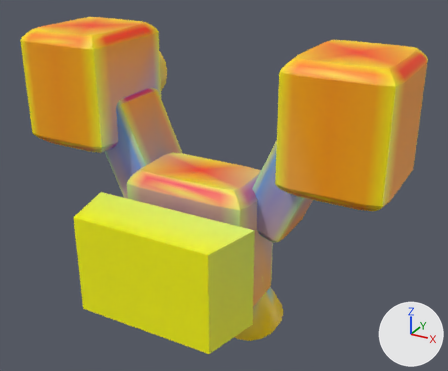
Two versions of the glTF model models/parts/llm_gen_dorsal_pack_034_be26f1.glb, one commit apart.
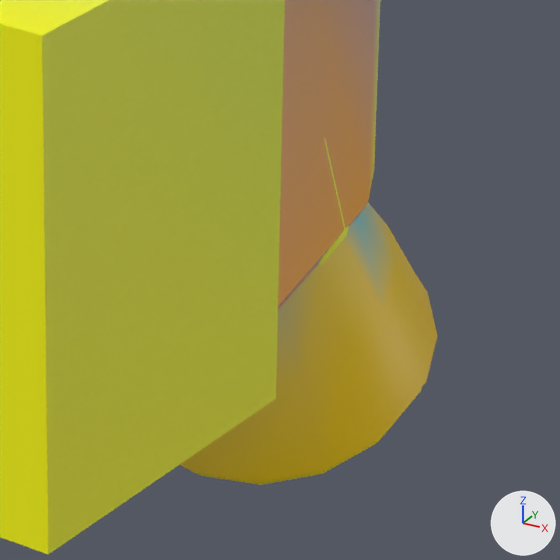
The first picture shows the older version from a camera (50 mm lens) standing at (41.4, -61.3, 42.8) and looking at (2.4, 9.6, 7.3). The close-ups show the older and then the newer version on the part from 45% to 68% of the width and 67% to 96% of the height of that picture. Only the edits that show in the close-ups are written down. Arrows for +X, +Y and +Z are at lower right; the lights stay in place. Vertices at exactly the same position are counted once.

Before the edit, the objects in view are built like this:
```python
me_addon_upper_bell_7_vernier_bell_vernier_r = bpy.data.meshes.new('addon_upper_bell_7_vernier_bell_vernier_r')
me_addon_upper_bell_7_vernier_bell_vernier_r.from_pydata(...)  # 82 vertices, 160 faces; spans x 2.92..11.12, y 7.44..15.73, z -16.36..-7.01
me_addon_upper_bell_7_vernier_bell_vernier_r.materials.append(mat_defaultmaterial_020)
me_lower_boost_bell_6_vernier_bell_vernier_r = bpy.data.meshes.new('lower_boost_bell_6_vernier_bell_vernier_r')
me_lower_boost_bell_6_vernier_bell_vernier_r.from_pydata(...)  # 82 vertices, 160 faces; spans x 1.3..11.23, y 6.32..16.01, z -16.32..-5.96
me_lower_boost_bell_6_vernier_bell_vernier_r.materials.append(mat_defaultmaterial_016)
me_mounting_dovetail_plug = bpy.data.meshes.new('mounting_dovetail_plug')
me_mounting_dovetail_plug.from_pydata(...)  # 8 vertices, 12 faces; spans x -12.0..12.0, y -8.0..0.0, z -7.0..7.0
me_mounting_dovetail_plug.materials.append(mat_defaultmaterial)
ob_addon_upper_bell_7_vernier_bell_vernier_r = bpy.data.objects.new('addon_upper_bell_7_vernier_bell_vernier_r', me_addon_upper_bell_7_vernier_bell_vernier_r)
ob_addon_upper_bell_7_vernier_bell_vernier_r.location = (0.0, 0.0, 0.0)
ob_lower_boost_bell_6_vernier_bell_vernier_r = bpy.data.objects.new('lower_boost_bell_6_vernier_bell_vernier_r', me_lower_boost_bell_6_vernier_bell_vernier_r)
ob_lower_boost_bell_6_vernier_bell_vernier_r.location = (0.0, 0.0, 0.0)
ob_mounting_dovetail_plug = bpy.data.objects.new('mounting_dovetail_plug', me_mounting_dovetail_plug)
ob_mounting_dovetail_plug.location = (0.0, 0.0, 0.0)
# also in view: 'adapter_dorsal_spine_dark' at (0.0, 7.3, 0.0)
```
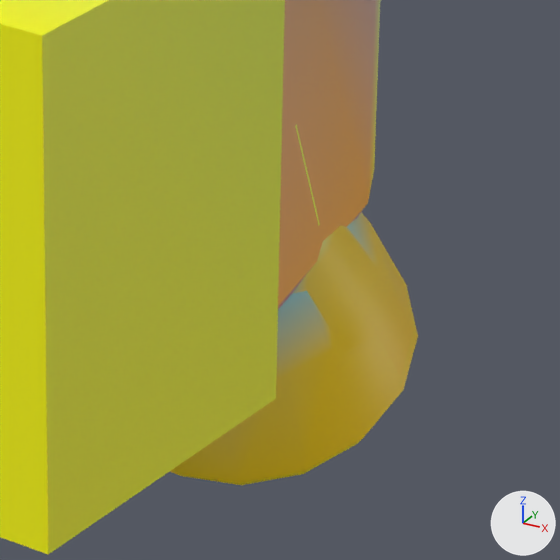
Pixel boxes [x1, y1, x2, y2] of what changed, in the close-ups (560 x 560 px; the box of a moved part takes in the faces that stretch with it):
'lower_boost_bell_6_vernier_bell_vernier_r', recoloured, moved
    before: [180, 203, 435, 485]
    after: [170, 212, 418, 485]
'addon_upper_bell_7_vernier_bell_vernier_r', moved
    before: [395, 243, 437, 387]
    after: [292, 225, 414, 377]
part 1 of me_lower_boost_bell_6_vernier_bell_vernier_r, moved or reshaped
    before: [180, 203, 435, 485]
    after: [170, 212, 418, 485]
part 2 of me_lower_boost_bell_6_vernier_bell_vernier_r, recoloured
    before: [180, 227, 435, 485]
    after: [170, 223, 418, 485]
part 3 of me_lower_boost_bell_6_vernier_bell_vernier_r, recoloured
    before: [302, 266, 318, 283]
part 4 of me_lower_boost_bell_6_vernier_bell_vernier_r, recoloured
    before: [345, 203, 397, 307]
    after: [347, 212, 380, 267]
part 5 of me_lower_boost_bell_6_vernier_bell_vernier_r, recoloured
    before: [283, 208, 396, 358]
    after: [277, 220, 378, 367]

Patch to the scene script:
```diff
--- a/models/parts/llm_gen_dorsal_pack_034_be26f1.glb.py
+++ b/models/parts/llm_gen_dorsal_pack_034_be26f1.glb.py
@@ me_lower_boost_bell_6_vernier_bell_vernier_r @@
 # used by ob_lower_boost_bell_6_vernier_bell_vernier_r; location = (0.0, 0.0, 0.0)
-me_lower_boost_bell_6_vernier_bell_vernier_r.from_pydata(...)  # 82 vertices, 160 faces; spans x 1.3..11.23, y 6.32..16.01, z -16.32..-5.96
+me_lower_boost_bell_6_vernier_bell_vernier_r.from_pydata(...)  # 82 vertices, 160 faces; spans x 1.3..11.23, y 5.03..14.71, z -15.46..-5.09
+# me_lower_boost_bell_6_vernier_bell_vernier_r part 1: the whole mesh is moved by (0.0, -1.3, 0.86)
+# me_lower_boost_bell_6_vernier_bell_vernier_r part 2: 53 faces centred in x 1.68..10.97, y 6.5..15.83, z -16.11..-9.86 are repainted in the vertex colours; the middle colour goes from yellow #f7d32e to yellow #f5d32e
+# me_lower_boost_bell_6_vernier_bell_vernier_r part 3: 25 faces centred in x 3.41..8.78, y 6.56..11.98, z -8.94..-6.57 are repainted in the vertex colours; the middle colour goes from cyan #76d3d3 to cyan #76d3d8
+# me_lower_boost_bell_6_vernier_bell_vernier_r part 4: 26 faces centred in x 1.55..9.93, y 7.35..14.28, z -15.81..-9.23 are repainted in the vertex colours; the middle colour goes from beige #d1d399 to yellow #f7d300
+# me_lower_boost_bell_6_vernier_bell_vernier_r part 5: 32 faces centred in x 1.69..9.29, y 6.46..13.18, z -13.6..-7.28 are repainted in the vertex colours; the middle colour goes from pale green #b2d3bc to cyan #80d3c9
 me_lower_boost_bell_6_vernier_bell_vernier_r.materials.append(mat_defaultmaterial_016)
@@ me_addon_upper_bell_7_vernier_bell_vernier_r @@
 # used by ob_addon_upper_bell_7_vernier_bell_vernier_r; location = (0.0, 0.0, 0.0)
-me_addon_upper_bell_7_vernier_bell_vernier_r.from_pydata(...)  # 82 vertices, 160 faces; spans x 2.92..11.12, y 7.44..15.73, z -16.36..-7.01
+me_addon_upper_bell_7_vernier_bell_vernier_r.from_pydata(...)  # 82 vertices, 160 faces; spans x 2.92..11.12, y 5.61..13.89, z -14.96..-5.6
+# me_addon_upper_bell_7_vernier_bell_vernier_r part 6: the whole mesh is moved by (0.0, -1.84, 1.4)
 me_addon_upper_bell_7_vernier_bell_vernier_r.materials.append(mat_defaultmaterial_020)
```
